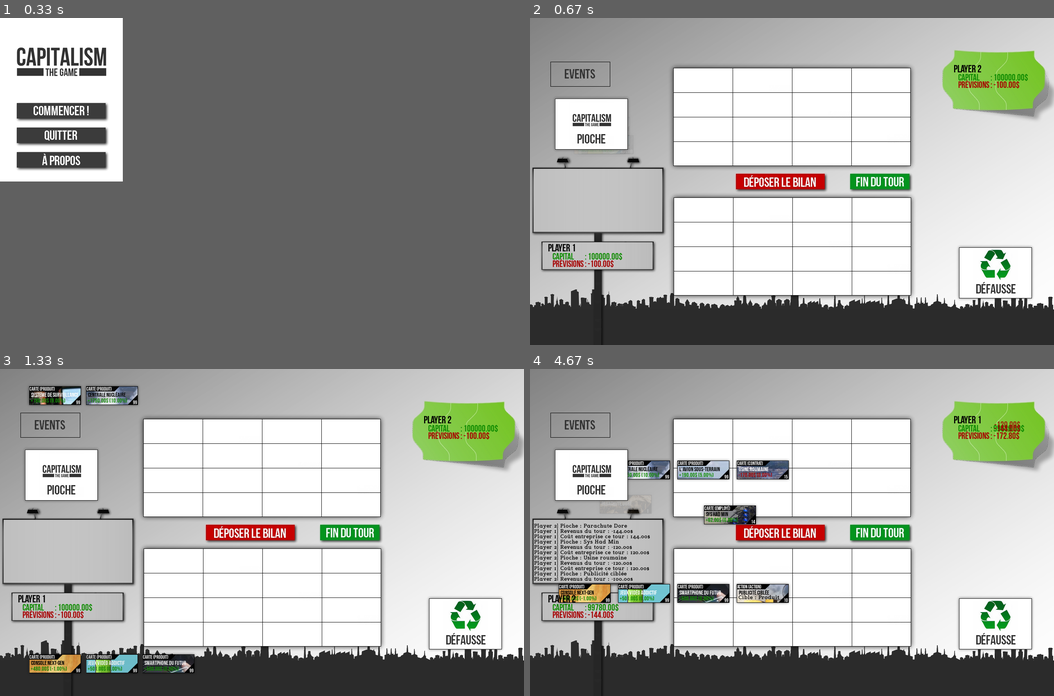
Above: before the commit, frames 1-4 (two rows, left to right).
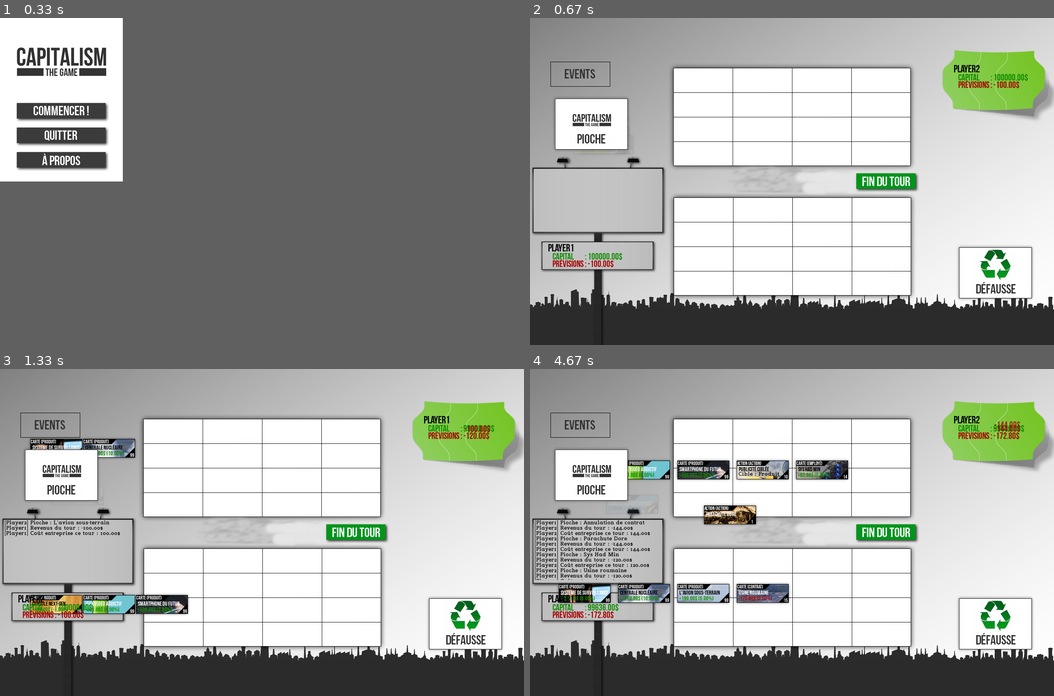
Above: after the commit, the same moments.

Repository: Que20/Capitalism
Game: pygame game, started from src/launcher.py
The game is run twice, just before and just after one commit, with the same random seed, the same clock (stepped at 60 frames per second) and the same inputs.
Inputs (mouse positions are in pixels of both pictures, inside the frame that each line leads up to):
- Up to frame 1 (0.33 s): no input
- Up to frame 2 (0.67 s): press the mouse at (592, 109) at 0.37 s; move the mouse to (577, 106) at 0.47 s; release the mouse at (561, 99) at 0.6 s
- Up to frame 3 (1.33 s): press the mouse at (83, 509) at 0.7 s; move the mouse to (83, 480) at 0.8 s; release the mouse at (83, 454) at 0.93 s; press the mouse at (83, 509) at 1.03 s; move the mouse to (204, 516) at 1.13 s; release the mouse at (324, 522) at 1.27 s
- Up to frame 4 (4.67 s): tap Space at 1.33, 3.73, 4.03, 4.23, 4.57 s; press the mouse at (792, 601) at 1.7 s; move the mouse to (833, 506) at 1.8 s; release the mouse at (875, 411) at 1.93 s; press the mouse at (645, 391) at 2.03 s; move the mouse to (697, 522) at 2.13 s; release the mouse at (750, 653) at 2.27 s; press the mouse at (996, 624) at 2.37 s; move the mouse to (949, 555) at 2.47 s; release the mouse at (902, 489) at 2.6 s; click (708, 427) at 2.72 s; press the mouse at (702, 673) at 3.03 s; move the mouse to (666, 545) at 3.13 s; release the mouse at (634, 418) at 3.27 s; press the mouse at (592, 473) at 3.37 s; move the mouse to (723, 519) at 3.47 s; release the mouse at (854, 561) at 3.6 s

Frame 1 is identical in both runs. In frame 2, 1.5% of the frame differs, in the area x 7-98%, y 10-72%; in frame 3, 7.1%; in frame 4, 7.4%, in the area x 0-98%, y 10-77%.

Commit message:
Ajout boutons et passage POO test_card

Diff:
--- a/src/cap_graph.py
+++ b/src/cap_graph.py
@@ -18,6 +18,8 @@
 modal_bg = pygame.image.load("modal_bg.png").convert_alpha()
 modal_bt1 = pygame.image.load("oui.png").convert_alpha()
 modal_bt2 = pygame.image.load("non.png").convert_alpha()
+depos_bilan_but = pygame.image.load("card/bilan.png").convert_alpha()
+pass_turn_but = pygame.image.load("card/fin_tour.png").convert_alpha()
 
 # Fonts
 modal_font = pygame.font.Font('card/BebasNeue.otf', 30);
@@ -228,7 +230,7 @@
 	def __init__(self):
 		cap_Graph_object.__init__(self, cap_Rect(0, 0, 1280, 800), cap_Rect(0, 0, 0, 0))
 
-		self.log_zone = pygame.Surface((321, 140), SRCALPHA, 32).convert_alpha()
+		self.log_zone = pygame.Surface((315, 146), SRCALPHA, 32).convert_alpha()
 		self.msg_zone = pygame.Surface((600, 200), SRCALPHA, 32).convert_alpha()
 
 		# Update des infos
@@ -255,7 +257,7 @@
 	def log(self, msg, color=black):
 
 		# On blit en décalant d'une ligne
-		tmp = pygame.Surface((321, 140), SRCALPHA, 32).convert_alpha()
+		tmp = pygame.Surface((315, 146), SRCALPHA, 32).convert_alpha()
 		tmp.blit(self.log_zone, (0, 13))
 		self.log_zone = tmp
 
@@ -268,7 +270,7 @@
 		cap_Graph_object.display(self, window)
 
 		# On affiche notre log
-		window.blit(self.log_zone, (4, 378))
+		window.blit(self.log_zone, (9, 370))
 
 # Info joueur
 class cap_Graph_playerinfo(cap_Graph_object):
--- a/src/deck.py
+++ b/src/deck.py
@@ -4,14 +4,18 @@
 
 class deck:
 	def __init__(self, fileName):
-		#try:
-		self.deck = makeDeck(parseXML(fileName))
+		try:
+			self.tmp = parseXML(fileName)
+		except Exception as e:
+			print(e)
+
+	def load(self):
+		self.deck = makeDeck(self.tmp)
 		self.shuffleDeck()
-		#except Exception as e:
-		#	print(e)
 
 	def pickUpCardFromDeck(self):
 		if len(self.deck) > 0 :
+			print("Card in deck : ", len(self.deck))
 			return self.deck.pop()
 		else :
 			return None
--- a/src/test_card.py
+++ b/src/test_card.py
@@ -9,199 +9,216 @@
 from deck import *
 from player import *
 
-# Chargement des cartes
-deck = deck("card/cards.xml")
-events = [ None ]
-
-# Initialisation pygame
-background = pygame.image.load("background.jpg").convert()
-global quit
-quit = False
-window.blit(background, (0,0))
-
-event_mouse = []
-event_modal_mouse = []
-
-event_key   = []
-event_modal_key   = []
-
-display_list  = []
-
-class cap_clickDetector:
+class game_engine:
+
+	class cap_clickDetector:
+
+		def __init__(self):
+			# Moitié haute
+			self.up = cap_Rect(0, 0, 1280, 400)
+
+			# Zone de carte haute
+			self.up_hand = cap_Rect(60, 0, 1160, 86)
+
+			# Gameboard haute
+			self.up_gameboard = cap_Rect(350, 120, 580, 240)
+
+			# Deck
+			self.up_deck = cap_Rect(50, 188, 200, 143)
+
+			# Event
+			self.up_event = cap_Rect(50, 107, 145, 60)
+
+			# Zone de carte basse
+			self.low_hand = cap_Rect(60, 712, 1160, 88)
+
+			# Gameboard basse
+			self.low_gameboard = cap_Rect(350, 449, 580, 240)
+
+			# Deck
+			self.low_deck = cap_Rect(1037, 552, 200, 143)
+
+		def get_zone(self, x, y):
+			# Haut
+			if self.up.isIn(x,y) :
+				if self.up_hand.isIn(x, y) :
+					return ("up", "hand", int((x - self.up_hand.x) / 145))
+				elif self.up_gameboard.isIn(x, y) :
+					x = int((x - self.up_gameboard.x) / 145)
+					y = int((y - self.up_gameboard.y) / 60)
+					if x > 3 : x = 3
+					if y > 3 : y = 3
+					return ("up", "gameboard", x, 3 - y)
+				elif self.up_deck.isIn(x, y) :
+					return ("up", "deck")
+				elif self.up_event.isIn(x, y) :
+					return ("up", "event")
+				else:
+					return ("up")
+			# Bas
+			else :
+				if self.low_hand.isIn(x, y) :
+					return ("low", "hand", int((x - self.low_hand.x) / 145))
+				elif self.low_gameboard.isIn(x, y) :
+					x = int((x - self.low_gameboard.x) / 145)
+					y = int((y - self.low_gameboard.y) / 60)
+					if x > 3 : x = 3
+					if y > 3 : y = 3
+					return ("low", "gameboard", x, y)
+				elif self.low_deck.isIn(x, y) :
+					return ("low", "deck")
+				else :
+					return ("low")
 
 	def __init__(self):
-		# Moitié haute
-		self.up = cap_Rect(0, 0, 1280, 400)
-
-		# Zone de carte haute
-		self.up_hand = cap_Rect(60, 0, 1160, 86)
-
-		# Gameboard haute
-		self.up_gameboard = cap_Rect(350, 120, 580, 240)
-
-		# Deck
-		self.up_deck = cap_Rect(50, 188, 200, 143)
-
-		# Event
-		self.up_event = cap_Rect(50, 107, 145, 60)
-
-		# Zone de carte basse
-		self.low_hand = cap_Rect(60, 712, 1160, 88)
-
-		# Gameboard basse
-		self.low_gameboard = cap_Rect(350, 449, 580, 240)
-
-		# Deck
-		self.low_deck = cap_Rect(1037, 552, 200, 143)
-
-	def get_zone(self, x, y):
-		# Haut
-		if self.up.isIn(x,y) :
-			if self.up_hand.isIn(x, y) :
-				return ("up", "hand", int((x - self.up_hand.x) / 145))
-			elif self.up_gameboard.isIn(x, y) :
-				x = int((x - self.up_gameboard.x) / 145)
-				y = int((y - self.up_gameboard.y) / 60)
-				if x > 3 : x = 3
-				if y > 3 : y = 3
-				return ("up", "gameboard", x, 3 - y)
-			elif self.up_deck.isIn(x, y) :
-				return ("up", "deck")
-			elif self.up_event.isIn(x, y) :
-				return ("up", "event")
-			else:
-				return ("up")
-		# Bas
-		else :
-			if self.low_hand.isIn(x, y) :
-				return ("low", "hand", int((x - self.low_hand.x) / 145))
-			elif self.low_gameboard.isIn(x, y) :
-				x = int((x - self.low_gameboard.x) / 145)
-				y = int((y - self.low_gameboard.y) / 60)
-				if x > 3 : x = 3
-				if y > 3 : y = 3
-				return ("low", "gameboard", x, y)
-			elif self.low_deck.isIn(x, y) :
-				return ("low", "deck")
-			else :
-				return ("low")
-
-clicker_detector = cap_clickDetector()
-
-# Chargement graphique du deck
-deck.init(event_mouse, event_key, display_list)
-
-# Zone de défaussement
-deck_defausse = cap_Graph_discard([])
-deck_defausse.init(event_mouse, event_key, display_list)
-deck_defausse.visibility(True)
-
-# Zone de pioche
-deck_deck = cap_Graph_deck(deck)
-deck_deck.init(event_mouse, event_key, display_list)
-deck_deck.visibility(True)
-
-# Log
-log = cap_Graph_msg()
-log.init(event_mouse, event_key, display_list)
-log.visibility(True)
-
-# Fenêtre modale
-modal = cap_graph_Modal()
-
-# Joueurs
-player1 = Player("Player 1", log, modal, 1)
-player1.graph_player.init(event_mouse, event_key, display_list)
-player1.graph_player.visibility(True)
-
-player2 = Player("Player 2", log, modal, 2)
-player2.graph_player.init(event_mouse, event_key, display_list)
-player2.graph_player.visibility(True)
-
-modal.init(event_modal_mouse, event_modal_key, display_list)
-
-# Cartes de départ
-for i in range(1, 3):
-	player1.addCardDeck(deck.pickUpCardFromDeck())
-	player2.addCardDeck(deck.pickUpCardFromDeck())
-# Carte en plus pour valoir la pioche du joueur 2
-player1.addCardDeck(deck.pickUpCardFromDeck())
-
-def yes():
-	global quit
-	quit = True
-
-def no():
-	pass
-
-# Boucle d'affichage / évenements
-while not quit :
-	window.blit(background, (0,0))
-
-	# Affichage des choses à afficher
-	for clbk in display_list :
-		clbk(window)
-
-	# Refresh
-	pygame.display.flip()
-
-	# Events de la fenêtre
-	for event in pygame.event.get():
-
-		# Boutons fenêtre
-		if event.type == QUIT:
-			modal.set_msg("Êtes vous certain de vouloir quitter le jeu ?\nLa partie en cours sera perdu.", yes, no)
-
-		# Modal
-		if modal.visible :
-
-			# Clavier
-			if event.type == KEYDOWN:
-
-				for clbk in event_modal_key :
-					if clbk[2](event.type, event.key, 0, 0):
-							break
-			# Souris
-			if event.type == MOUSEBUTTONDOWN or event.type == MOUSEBUTTONUP or event.type == MOUSEMOTION :
-
-				for clbk in event_modal_mouse :
-					# Si l'event se passe dans notre range
-					if clbk[0] == event.type and ( not hasattr(event, 'button') or clbk[1] == event.button ) :
-						if hasattr(event, 'button') :
-							button = event.button
-						else :
-							button = 0
-						if clbk[2](event.type, event.button, event.pos[0], event.pos[1]):
-							break
-		# Jeu
-		else :
-
-			# Clavier
-			if event.type == KEYDOWN:
-				if event.key == K_ESCAPE:
+		self.background = pygame.image.load("background.jpg").convert()
+		self.clicker_detector = self.cap_clickDetector()
+		self.deck = deck("card/cards.xml")
+
+	def new_game(self, player1_name, player2_name, screen):
+
+		# Chargement des cartes
+		self.deck.load()
+
+		events = [ None ]
+
+		self.quit = False
+
+		# Events
+		event_mouse = []
+		event_modal_mouse = []
+
+		event_key   = []
+		event_modal_key   = []
+
+		display_list  = []
+
+
+		# Chargement graphique du deck
+		self.deck.init(event_mouse, event_key, display_list)
+
+		# Zone de défaussement
+		deck_defausse = cap_Graph_discard([])
+		deck_defausse.init(event_mouse, event_key, display_list)
+		deck_defausse.visibility(True)
+
+		# Zone de pioche
+		deck_deck = cap_Graph_deck(self.deck)
+		deck_deck.init(event_mouse, event_key, display_list)
+		deck_deck.visibility(True)
+
+		# Log
+		log = cap_Graph_msg()
+		log.init(event_mouse, event_key, display_list)
+		log.visibility(True)
+
+		# Fenêtre modale
+		modal = cap_graph_Modal()
+
+		# Joueurs
+		self.player1 = Player(player1_name, log, modal, 1)
+		self.player1.graph_player.init(event_mouse, event_key, display_list)
+		self.player1.graph_player.visibility(True)
+
+		self.player2 = Player(player2_name, log, modal, 2)
+		self.player2.graph_player.init(event_mouse, event_key, display_list)
+		self.player2.graph_player.visibility(True)
+
+		# Boutons
+		def endturn():
+			if self.player1.endTurn(events) :
+				self.player2.startTurn(self.deck)
+				self.player1, self.player2 = self.player2, self.player1
+
+		button_pass = cap_graph_Button(cap_Rect(750,373,247,59), cap_Rect(0,0,247,59), pass_turn_but, pass_turn_but, pass_turn_but, endturn)
+		button_pass.init(event_mouse, event_key, display_list)
+		button_pass.visibility(True)
+
+		modal.init(event_modal_mouse, event_modal_key, display_list)
+
+		# Cartes de départ
+		for i in range(1, 3):
+			self.player1.addCardDeck(self.deck.pickUpCardFromDeck())
+			self.player2.addCardDeck(self.deck.pickUpCardFromDeck())
+		# Carte en plus pour valoir la pioche du joueur 2
+		self.player1.addCardDeck(self.deck.pickUpCardFromDeck())
+
+		def yes():
+			self.quit = True
+
+		def no():
+			pass
+
+		# Boucle d'affichage / évenements
+		while not self.quit :
+			window.blit(self.background, (0,0))
+
+			# Affichage des choses à afficher
+			for clbk in display_list :
+				clbk(window)
+
+			# Refresh
+			pygame.display.flip()
+
+			# Events de la fenêtre
+			for event in pygame.event.get():
+
+				# Boutons fenêtre
+				if event.type == QUIT:
 					modal.set_msg("Êtes vous certain de vouloir quitter le jeu ?\nLa partie en cours sera perdu.", yes, no)
-				elif event.key == K_SPACE:
-					if player1.endTurn(events) :
-						player2.startTurn(deck)
-						player1, player2 = player2, player1
-				elif event.key == K_p:
-					player1.addCardDeck(deck.pickUpCardFromDeck())
-
-			# Souris
-			if event.type == MOUSEBUTTONDOWN or event.type == MOUSEBUTTONUP or event.type == MOUSEMOTION :
-
-				if event.type == MOUSEBUTTONDOWN :
-					print(clicker_detector.get_zone(event.pos[0], event.pos[1]))
-					player1.playerAction(clicker_detector.get_zone(event.pos[0], event.pos[1]), events, player2)
-
-				for clbk in event_mouse :
-					# Si l'event se passe dans notre range
-					if clbk[0] == event.type and ( not hasattr(event, 'button') or clbk[1] == event.button ) :
-						if hasattr(event, 'button') :
-							button = event.button
-						else :
-							button = 0
-						if clbk[2](event.type, button, event.pos[0], event.pos[1]):
-							break
-
-	pass
+
+				# Modal
+				if modal.visible :
+
+					# Clavier
+					if event.type == KEYDOWN:
+
+						for clbk in event_modal_key :
+							if clbk[2](event.type, event.key, 0, 0):
+									break
+					# Souris
+					if event.type == MOUSEBUTTONDOWN or event.type == MOUSEBUTTONUP or event.type == MOUSEMOTION :
+
+						for clbk in event_modal_mouse :
+							# Si l'event se passe dans notre range
+							if clbk[0] == event.type and ( not hasattr(event, 'button') or clbk[1] == event.button ) :
+								if hasattr(event, 'button') :
+									button = event.button
+								else :
+									button = 0
+								if clbk[2](event.type, event.button, event.pos[0], event.pos[1]):
+									break
+				# Jeu
+				else :
+
+					# Clavier
+					if event.type == KEYDOWN:
+						if event.key == K_ESCAPE:
+							modal.set_msg("Êtes vous certain de vouloir quitter le jeu ?\nLa partie en cours sera perdu.", yes, no)
+						elif event.key == K_SPACE:
+							endturn()
+						elif event.key == K_p:
+							self.player1.addCardDeck(self.deck.pickUpCardFromDeck())
+
+					# Souris
+					if event.type == MOUSEBUTTONDOWN or event.type == MOUSEBUTTONUP or event.type == MOUSEMOTION :
+
+						if event.type == MOUSEBUTTONDOWN :
+							print(self.clicker_detector.get_zone(event.pos[0], event.pos[1]))
+							self.player1.playerAction(self.clicker_detector.get_zone(event.pos[0], event.pos[1]), events, self.player2)
+
+						for clbk in event_mouse :
+							# Si l'event se passe dans notre range
+							if clbk[0] == event.type and ( not hasattr(event, 'button') or clbk[1] == event.button ) :
+								if hasattr(event, 'button') :
+									button = event.button
+								else :
+									button = 0
+								if clbk[2](event.type, button, event.pos[0], event.pos[1]):
+									break
+
+			pass
+
+game = game_engine()
+game.new_game("Player1", "Player2", window)
+game.new_game("Player3", "Player4", window)
Binary file changed: src/background.jpg
